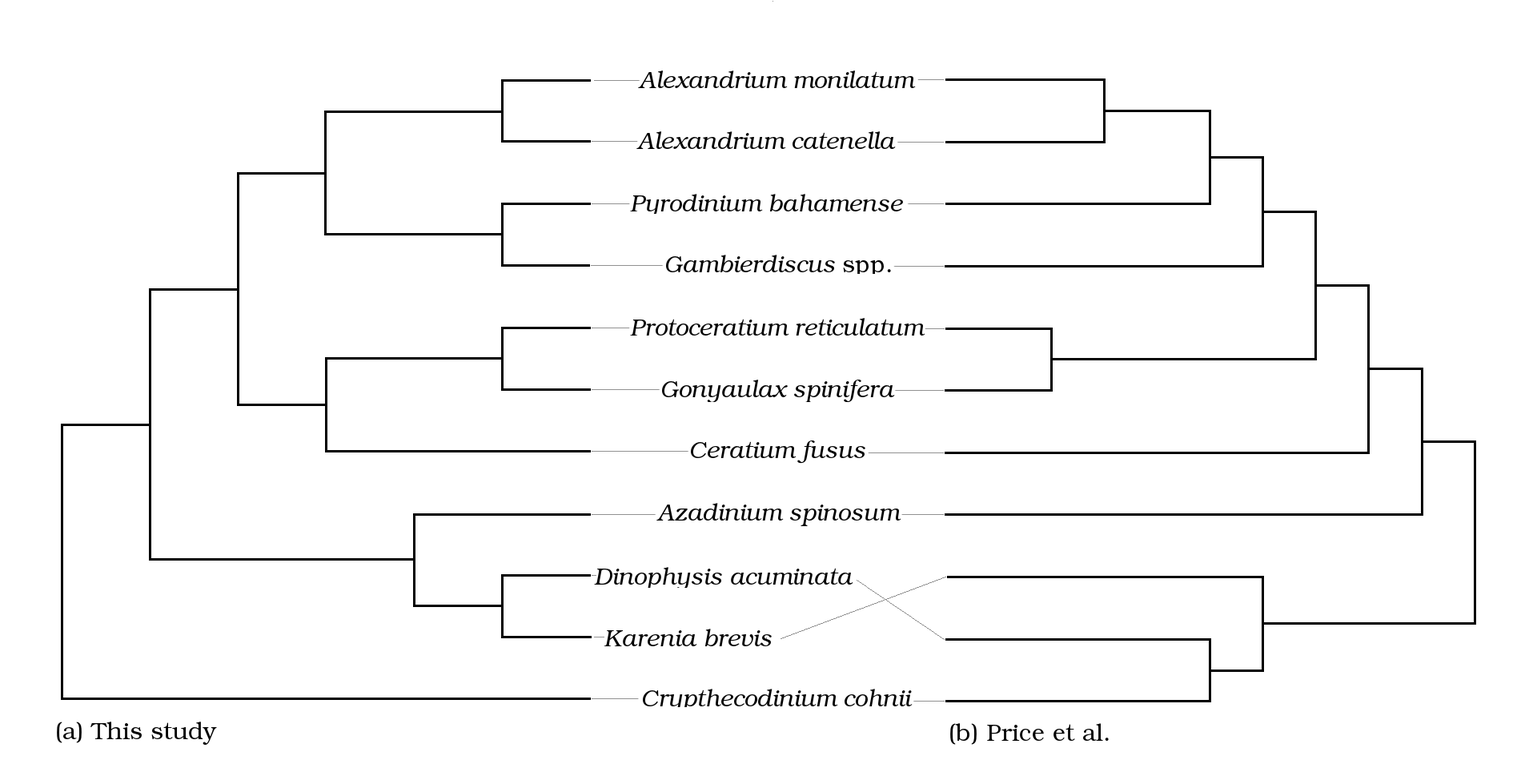
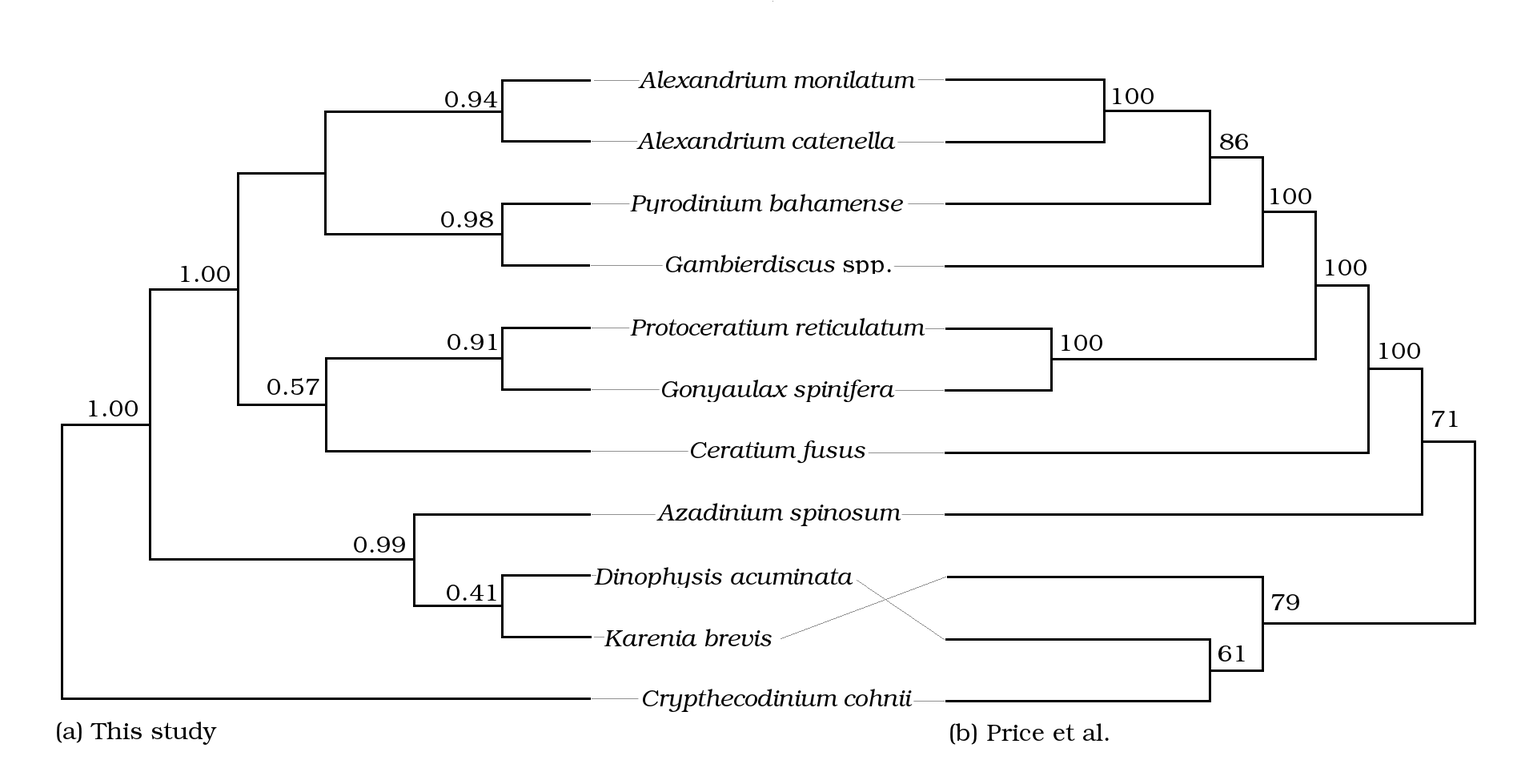
The second 1537×760 image is a revision of the first. Changes to its layers:
added layer "0.94" above "(b) Price et al." over [445, 91, 498, 108]
added layer "0.41" above "0.99" over [446, 584, 497, 601]
added layer "0.99" above "Crypthecodinium cohnii" over [353, 536, 406, 553]
painted on "Crypthecodinium cohnii" over [668, 706, 689, 712]
added layer "1.00" above "0.57" over [180, 265, 230, 282]
added layer "0.57" above "0.91" over [267, 377, 320, 395]
added layer "0.91" above "0.98" over [447, 333, 498, 350]
added layer "0.98" above "79" over [441, 211, 494, 228]
added layer "79" above "61" over [1271, 593, 1300, 610]
added layer "61" above "71" over [1218, 645, 1245, 662]
added layer "71" above "100 #4" over [1431, 410, 1458, 427]
added layer "100 #4" above "100 #3" over [1379, 342, 1421, 359]
added layer "100 #3" above "100 #2" over [1325, 259, 1367, 276]
added layer "100 #2" above "100 #1" over [1061, 334, 1103, 351]
added layer "100 #1" above "86" over [1270, 188, 1312, 205]
added layer "86" above "100" over [1219, 133, 1248, 150]
added layer "100" above "1.00 #1" over [1112, 88, 1154, 105]
added layer "1.00 #1" above "Price-comparison.png" over [88, 400, 138, 417]
